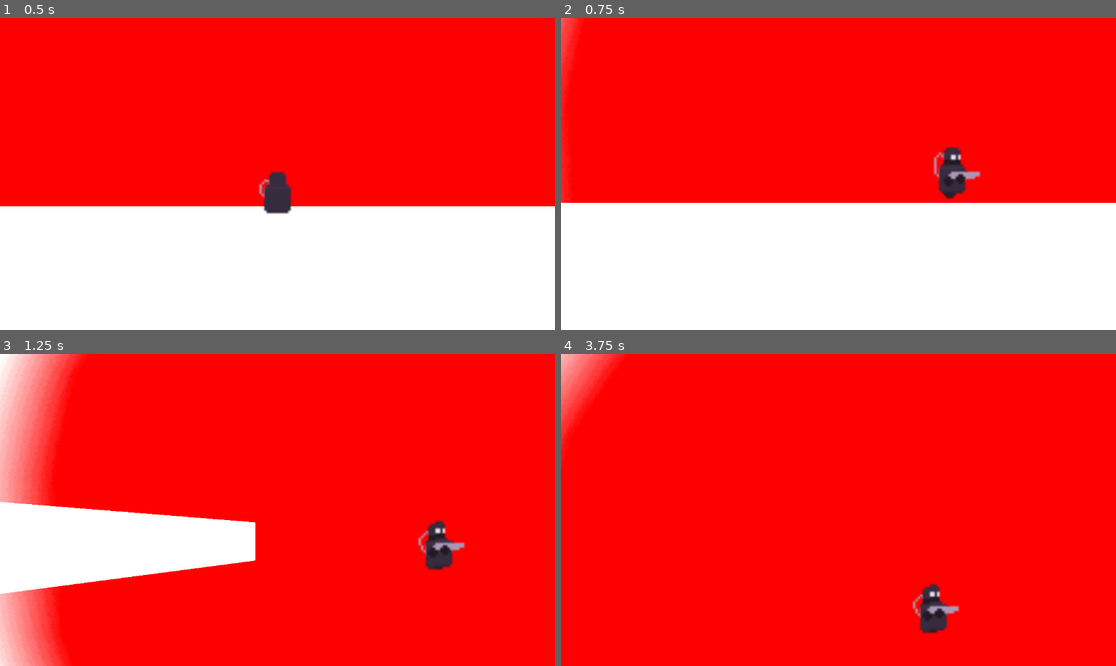
Above: before the commit, frames 1-4 (two rows, left to right).
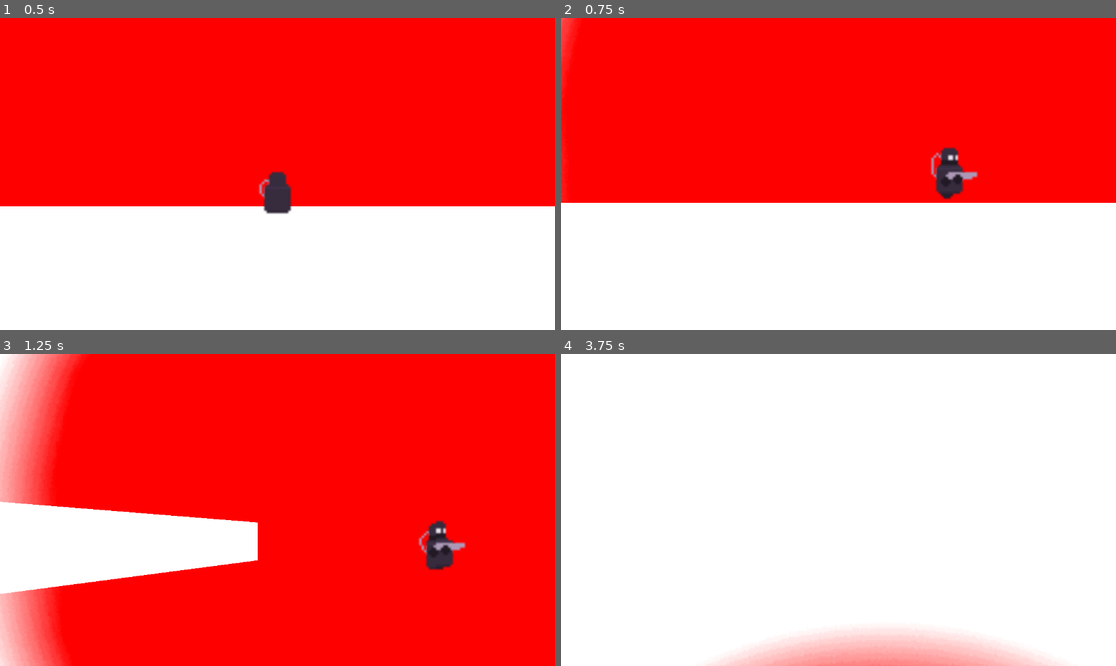
Above: after the commit, the same moments.

Repository: Crosgaard/characterLight
Game: Godot game, scene res://scenes/levels/level.tscn
Two runs of this game, one before a commit and one after it. Both use one fixed random seed, a clock stepped at 60 frames per second and the inputs below.
Inputs (mouse positions are in pixels of both pictures, inside the frame that each line leads up to):
- Up to frame 1 (0.5 s): no input
- Up to frame 2 (0.75 s): move the mouse to (960, 158) at 0.52 s; hold D (Right) from 0.53 s (still down); tap Shift (Dash) at 0.6 s
- Up to frame 3 (1.25 s): keep holding D (Right); tap Space (Jump) at 0.77 s
- Up to frame 4 (3.75 s): move the mouse to (727, 525) at 1.27 s; tap Shift (Dash) every 0.75 s from 1.35 to 3.6 s; tap Space (Jump) at 1.52, 3.02 s; move the mouse to (894, 441) at 2.02 s; release D (Right) at 2.03 s; hold A (Left) 2.03-2.78 s; move the mouse to (810, 572) at 2.77 s; hold D (Right) from 2.78 s (still down); move the mouse to (1005, 556) at 3.52 s

Frame 1 is identical in both runs. In frame 2, 0.5% of the frame differs, in the area x 66-76%, y 41-59%; in frame 3, 0.3%; in frame 4, 100%, in the area x 0-100%, y 0-100%.

Commit message:
Changed dash cooldown and mechanic
Dash only once in air but twice if on floor first

Added speeding if holding down slow for too long

Diff:
--- a/scenes/player/player.gd
+++ b/scenes/player/player.gd
@@ -1,31 +1,27 @@
 extends CharacterBody2D
-
+@export var starting_direction: Vector2 = Vector2.RIGHT
+@onready var direction: float = starting_direction.x
+@onready var animation_tree = $AnimationTree
+@onready var state_machine = animation_tree.get("parameters/playback")
+@onready var respawn_position: Vector2 = position
 
 const MAX_SPEED = 300.0
 const MOVEMENT_ACCEL = 3000
 const JUMP_VELOCITY = -400.0
-const DASH_SPEED : float = 2000
-const DASH_COOLDOWN : float = 1000
+const DASH_SPEED: float = 2000
+const DASH_SLOW_TIME: float = 1000
+const DASH_COOLDOWN: float = 250
 
-var dash_slow : bool = false
-var dashing : bool = false
-var last_dash : float = 0
-
+var dash_slow: bool = false
+var dashing: bool = false
+var can_dash: bool = true
+var last_dash: float = 0
+var last_dash_slow: float = 0
+var original_time_scale_speed: float = 0.1
+var time_scale_speed: float = original_time_scale_speed
 
 # Get the gravity from the project settings to be synced with RigidBody nodes.
 var gravity = ProjectSettings.get_setting("physics/2d/default_gravity")
-
-func _process(delta):
-	if Input.is_action_just_pressed("Dash") and Time.get_ticks_msec() - last_dash > DASH_COOLDOWN:
-		dash_slow = true
-		Engine.time_scale = 0.2
-
-@export var starting_direction: Vector2 = Vector2.RIGHT
-
-@onready var direction: float = starting_direction.x
-@onready var animation_tree = $AnimationTree
-@onready var state_machine = animation_tree.get("parameters/playback")
-@onready var respawn_position: Vector2 = position
 
 var prevDir: float = direction
 
@@ -36,11 +32,21 @@
 func _ready():
 	update_animation_parameters()
 
+func _process(delta):
+	if Input.is_action_just_pressed("Dash") and can_dash and Time.get_ticks_msec() - last_dash > DASH_COOLDOWN:
+		dash_slow = true
+		Engine.time_scale = time_scale_speed
+	if dash_slow and Time.get_ticks_msec() - last_dash_slow > DASH_SLOW_TIME:
+		Engine.time_scale *= 1.06
+		if Engine.time_scale > 1:
+			Input.action_release("Dash")
+
 func _physics_process(delta):
 	# Add the gravity.
 
 	if dash_slow and Input.is_action_just_released("Dash"):
 		dash_slow = false
+		can_dash = false
 		dashing = true
 		last_dash = Time.get_ticks_msec()
 		Engine.time_scale = 1
@@ -51,6 +57,9 @@
 
 	if not is_on_floor():
 		velocity.y += gravity * delta
+	else:
+		can_dash = true
+
 	# Handle Jump.
 	if Input.is_action_just_pressed("Jump") and is_on_floor():
 		velocity.y = JUMP_VELOCITY
--- a/scenes/player/player.tscn
+++ b/scenes/player/player.tscn
@@ -506,7 +506,6 @@
 [node name="Sprites" type="Node2D" parent="."]
 
 [node name="Idle" type="Sprite2D" parent="Sprites"]
-visible = false
 light_mask = 2
 visibility_layer = 2
 position = Vector2(-6, 1)
@@ -537,6 +536,7 @@
 vframes = 8
 
 [node name="WalkLeft" type="Sprite2D" parent="Sprites"]
+visible = false
 light_mask = 2
 visibility_layer = 2
 position = Vector2(6, 2)
